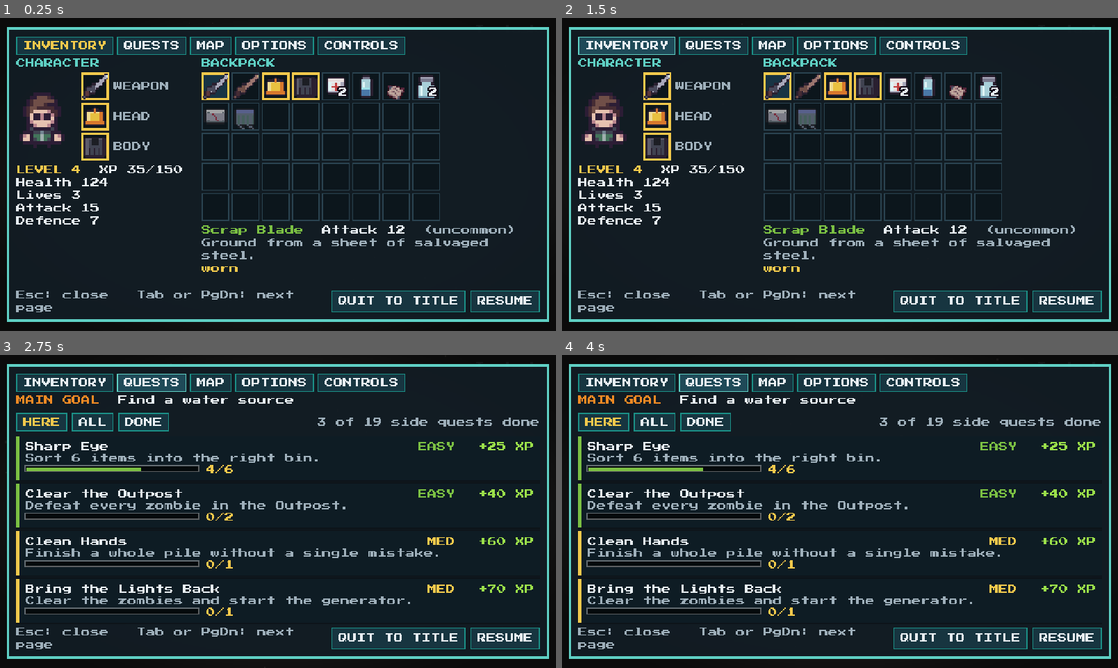
Above: before the commit, frames 1-4 (two rows, left to right).
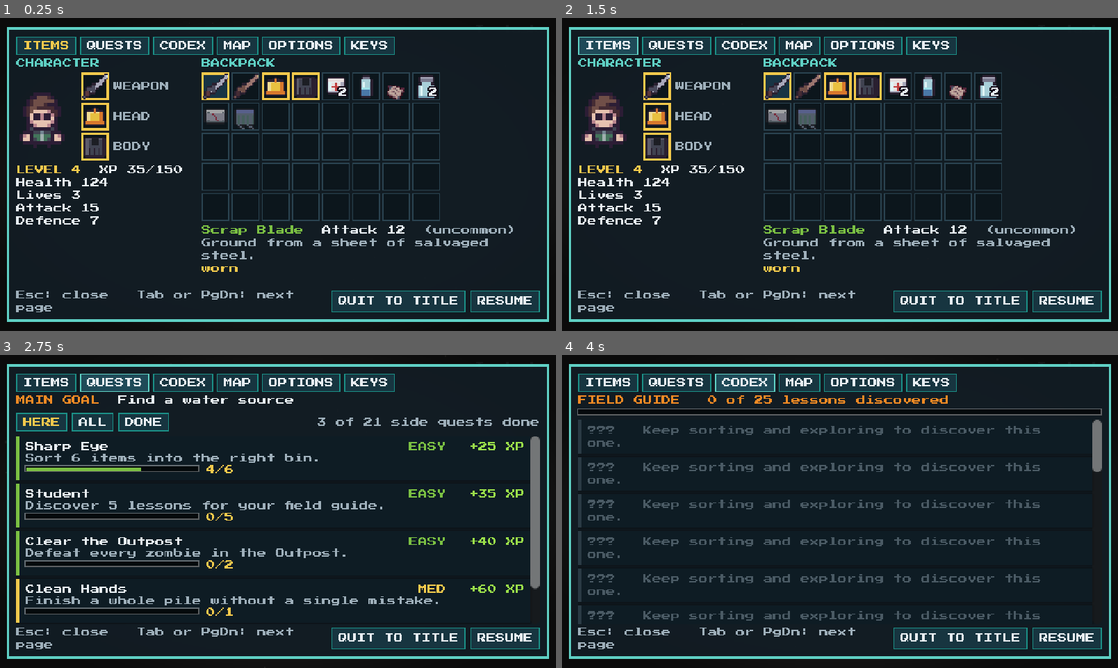
Above: after the commit, the same moments.

Repository: hsan-gg/the-last-drop
Game: Godot game, scene res://test/e2e/ui_preview.tscn
Two runs of this game, one before a commit and one after it. Both use one fixed random seed, a clock stepped at 60 frames per second and the inputs below. This scene is started directly instead of the project's main scene.
Inputs (mouse positions are in pixels of both pictures, inside the frame that each line leads up to):
- Up to frame 1 (0.25 s): no input
- Up to frame 2 (1.5 s): click (628, 46) at 0.5 s, where only the run before the commit has a clickable "INVENTORY"; click (606, 46) at 1.25 s, where only the run after the commit has a clickable "ITEMS"
- Up to frame 3 (2.75 s): click "QUESTS" at 2 s
- Up to frame 4 (4 s): click "MAP" at 2.75 s; click (745, 383) at 3.5 s, where only the run after the commit has a clickable "CODEX"

The runs differ from the first frame. In frame 1, 1.4% of the frame differs, in the area x 5-73%, y 6-12%; in frame 2, 1.4%; in frame 3, 5.7%; in frame 4, 14%, in the area x 2-98%, y 6-86%.

Commit message:
feat: codex tab with lesson discovery quests

Diff:
--- a/autoload/content.gd
+++ b/autoload/content.gd
@@ -44,6 +44,10 @@
 
 func area(area_id: String) -> Dictionary:
 	return _areas.get(area_id, {}).duplicate(true)
+
+
+func all_lessons() -> Array:
+	return _lessons.values().duplicate(true)
 
 
 func lesson(lesson_id: String) -> Dictionary:
--- a/data/quests.json
+++ b/data/quests.json
@@ -441,5 +441,53 @@
 		"reward": {
 			"xp": 120
 		}
+	},
+	{
+		"id": "student",
+		"area": "outpost",
+		"title": "Student",
+		"text": "Discover 5 lessons for your field guide.",
+		"difficulty": "easy",
+		"category": "learn",
+		"goal": {
+			"type": "codex",
+			"target": 5
+		},
+		"reward": {
+			"xp": 35,
+			"water": 10
+		}
+	},
+	{
+		"id": "scholar",
+		"area": "factory",
+		"title": "Scholar",
+		"text": "Discover 10 lessons for your field guide.",
+		"difficulty": "medium",
+		"category": "learn",
+		"goal": {
+			"type": "codex",
+			"target": 10
+		},
+		"reward": {
+			"xp": 90,
+			"health": 20
+		}
+	},
+	{
+		"id": "professor",
+		"area": "river",
+		"title": "Professor",
+		"text": "Discover 15 lessons for your field guide.",
+		"difficulty": "hard",
+		"category": "learn",
+		"goal": {
+			"type": "codex",
+			"target": 15
+		},
+		"reward": {
+			"xp": 150,
+			"gear": "recycled_edge"
+		}
 	}
 ]
--- a/systems/quest_rules.gd
+++ b/systems/quest_rules.gd
@@ -21,6 +21,9 @@
 	match goal.get("type", ""):
 		"counter":
 			current = GameState.get_counter(goal["key"])
+			target = int(goal["target"])
+		"codex":
+			current = GameState.count_flags_with_prefix("lesson_seen_")
 			target = int(goal["target"])
 		"clear":
 			current = GameState.count_flags_with_prefix("slain_%s_" % goal["area"])
--- a/test/unit/test_menu_tabs.gd
+++ b/test/unit/test_menu_tabs.gd
@@ -315,10 +315,10 @@
 	var menu := _menu()
 	menu.open(GameMenu.INVENTORY)
 	var seen: Array[String] = []
-	for _i in 5:
+	for _i in 6:
 		seen.append(menu.current_tab_id())
 		menu.next_tab()
-	assert_eq(seen, ["inventory", "quests", "map", "options", "controls"] as Array[String])
+	assert_eq(seen, ["inventory", "quests", "codex", "map", "options", "controls"] as Array[String])
 	assert_eq(menu.current_tab_id(), GameMenu.INVENTORY, "wraps around")
 
 
@@ -328,3 +328,36 @@
 	assert_eq(menu.current_tab_id(), GameMenu.OPTIONS)
 	assert_null(menu.tab(GameMenu.INVENTORY))
 	assert_not_null(menu.tab(GameMenu.CONTROLS))
+
+
+# ------------------------------------------------------------- codex
+
+func test_lessons_unlock_as_they_are_met() -> void:
+	var tab := CodexTab.new()
+	add_child_autofree(tab)
+	assert_eq(CodexTab.discovered_count(), 0)
+	GameState.set_flag("lesson_seen_battery_leak")
+	assert_true(CodexTab.is_discovered("battery_leak"))
+	assert_eq(CodexTab.discovered_count(), 1)
+	assert_eq(tab.lesson_ids()[0], "battery_leak", "discovered lessons come first")
+
+
+func test_the_codex_has_a_card_for_every_lesson() -> void:
+	var tab := CodexTab.new()
+	add_child_autofree(tab)
+	assert_eq(tab.lesson_ids().size(), Content.all_lessons().size())
+
+
+func test_testing_water_teaches_lessons() -> void:
+	var point: SamplePoint = preload("res://world/sample_point.tscn").instantiate()
+	point.sample_id = "b"
+	point.dialogue_id = "sample_b"
+	add_child_autofree(point)
+	point.interact(null)
+	assert_true(CodexTab.is_discovered("runoff"))
+
+
+func test_discovering_lessons_completes_the_student_quest() -> void:
+	for lesson_id in ["battery_leak", "chemical_leak", "plastic_reuse", "material_reuse", "glass_general"]:
+		GameState.set_flag("lesson_seen_%s" % lesson_id)
+	assert_true(QuestRules.is_done("student"))
--- a/test/unit/test_quest_rules.gd
+++ b/test/unit/test_quest_rules.gd
@@ -32,7 +32,7 @@
 		for key in ["area", "title", "text", "goal", "reward"]:
 			assert_true(quest.has(key), "%s missing %s" % [quest["id"], key])
 		assert_false(Content.area(quest["area"]).is_empty(), "%s names unknown area" % quest["id"])
-		assert_true(quest["goal"]["type"] in ["counter", "flags", "level", "clear"], quest["id"])
+		assert_true(quest["goal"]["type"] in ["counter", "flags", "level", "clear", "codex"], quest["id"])
 		var reward: Dictionary = quest["reward"]
 		assert_gt(int(reward.get("xp", 0)), 0, "%s pays no XP" % quest["id"])
 		assert_true(quest["difficulty"] in QuestRules.DIFFICULTY_ORDER, "%s: unknown difficulty" % quest["id"])
--- /dev/null
+++ b/ui/menu/codex_tab.gd
@@ -0,0 +1,108 @@
+class_name CodexTab
+extends MenuTab
+## Everything you have learned so far, collected like a field guide. Each
+## lesson unlocks the first time you meet it (sorting an item, testing water),
+## and the undiscovered ones wait as ???. Finishing the guide earns rewards.
+
+const SEEN_FLAG_FORMAT := "lesson_seen_%s"
+
+var _header: Label
+var _progress: Meter
+var _list: VBoxContainer
+var _scroll: ScrollContainer
+
+
+func _ready() -> void:
+	_build()
+
+
+## Lesson ids in a stable order, discovered ones first.
+func lesson_ids() -> Array[String]:
+	var found: Array[String] = []
+	var unknown: Array[String] = []
+	for lesson in Content.all_lessons():
+		(found if is_discovered(lesson["id"]) else unknown).append(lesson["id"])
+	return found + unknown
+
+
+static func is_discovered(lesson_id: String) -> bool:
+	return GameState.has_flag(SEEN_FLAG_FORMAT % lesson_id)
+
+
+static func discovered_count() -> int:
+	return GameState.count_flags_with_prefix("lesson_seen_")
+
+
+func refresh() -> void:
+	if _list == null:
+		return
+	var total := Content.all_lessons().size()
+	var count := discovered_count()
+	_header.text = "FIELD GUIDE   %d of %d lessons discovered" % [count, total]
+	_progress.ratio = float(count) / float(maxi(total, 1))
+	for child in _list.get_children():
+		child.queue_free()
+	for lesson_id in lesson_ids():
+		_list.add_child(_card(lesson_id))
+
+
+func tab_input(event: InputEvent) -> bool:
+	if event.is_action_pressed("ui_down"):
+		_scroll.scroll_vertical += 28
+	elif event.is_action_pressed("ui_up"):
+		_scroll.scroll_vertical -= 28
+	else:
+		return false
+	return true
+
+
+func _card(lesson_id: String) -> Control:
+	var known := is_discovered(lesson_id)
+	var lesson := Content.lesson(lesson_id)
+	var panel := PanelContainer.new()
+	var style := UiTheme.card_style(UiTheme.COLOR_TEAL)
+	style.border_color = UiTheme.COLOR_TEAL if known else Color("#2a3a44")
+	style.border_width_top = 0
+	style.border_width_right = 0
+	style.border_width_bottom = 0
+	panel.add_theme_stylebox_override("panel", style)
+	var box := VBoxContainer.new()
+	box.add_theme_constant_override("separation", 2)
+	panel.add_child(box)
+	if not known:
+		var hidden := _label("???   Keep sorting and exploring to discover this one.", Color("#4a5a64"))
+		hidden.custom_minimum_size = Vector2(380, 0)
+		box.add_child(hidden)
+		return panel
+	box.add_child(_label(lesson["title"], UiTheme.COLOR_TEAL))
+	var principle := _label(lesson["principle"], UiTheme.COLOR_TEXT)
+	principle.custom_minimum_size = Vector2(380, 0)
+	box.add_child(principle)
+	var tip := _label("In real life: %s" % lesson["real_life"], UiTheme.COLOR_YELLOW)
+	tip.custom_minimum_size = Vector2(380, 0)
+	box.add_child(tip)
+	return panel
+
+
+func _build() -> void:
+	set_anchors_preset(Control.PRESET_FULL_RECT)
+	var column := VBoxContainer.new()
+	column.set_anchors_preset(Control.PRESET_FULL_RECT)
+	column.add_theme_constant_override("separation", 4)
+	add_child(column)
+	_header = _label("", UiTheme.COLOR_ORANGE)
+	_header.autowrap_mode = TextServer.AUTOWRAP_OFF
+	column.add_child(_header)
+	_progress = Meter.new()
+	_progress.custom_minimum_size = Vector2(0, 5)
+	_progress.fill_color = UiTheme.COLOR_TEAL
+	column.add_child(_progress)
+	_scroll = ScrollContainer.new()
+	_scroll.size_flags_vertical = Control.SIZE_EXPAND_FILL
+	_scroll.horizontal_scroll_mode = ScrollContainer.SCROLL_MODE_DISABLED
+	column.add_child(_scroll)
+	_list = VBoxContainer.new()
+	_list.custom_minimum_size = Vector2(410, 0)
+	_list.size_flags_horizontal = Control.SIZE_EXPAND_FILL
+	_list.add_theme_constant_override("separation", 3)
+	_scroll.add_child(_list)
--- a/ui/menu/game_menu.gd
+++ b/ui/menu/game_menu.gd
@@ -7,14 +7,16 @@
 const INVENTORY := "inventory"
 const QUESTS := "quests"
 const MAP := "map"
+const CODEX := "codex"
 const OPTIONS := "options"
 const CONTROLS := "controls"
 const ALL_TABS: Array[Dictionary] = [
-	{"id": INVENTORY, "label": "INVENTORY"},
+	{"id": INVENTORY, "label": "ITEMS"},
 	{"id": QUESTS, "label": "QUESTS"},
+	{"id": CODEX, "label": "CODEX"},
 	{"id": MAP, "label": "MAP"},
 	{"id": OPTIONS, "label": "OPTIONS"},
-	{"id": CONTROLS, "label": "CONTROLS"},
+	{"id": CONTROLS, "label": "KEYS"},
 ]
 
 ## The title screen shows Options and Controls only, and never pauses.
@@ -137,6 +139,8 @@
 			return InventoryTab.new()
 		QUESTS:
 			return QuestsTab.new()
+		CODEX:
+			return CodexTab.new()
 		MAP:
 			return MapTab.new()
 		OPTIONS:
--- a/world/sample_point.gd
+++ b/world/sample_point.gd
@@ -5,6 +5,8 @@
 
 const SAMPLES_NEEDED := 3
 const ALL_DONE_FLAG := "samples_done"
+## Each strip teaches a lesson, which goes in the codex.
+const LESSONS := {"a": "clear_not_safe", "b": "runoff", "c": "boil_limits"}
 
 @export var sample_id: String = ""
 @export var dialogue_id: String = ""
@@ -27,6 +29,8 @@
 		GameState.set_flag(_flag())
 		EventBus.sfx_requested.emit("reveal")
 		GameState.add_to_counter("samples")
+		if LESSONS.has(sample_id):
+			GameState.set_flag("lesson_seen_%s" % LESSONS[sample_id])
 		if GameState.get_counter("samples") >= SAMPLES_NEEDED:
 			GameState.set_flag(ALL_DONE_FLAG)
 		_refresh()
Not shown, added: ui/menu/codex_tab.gd.uid
